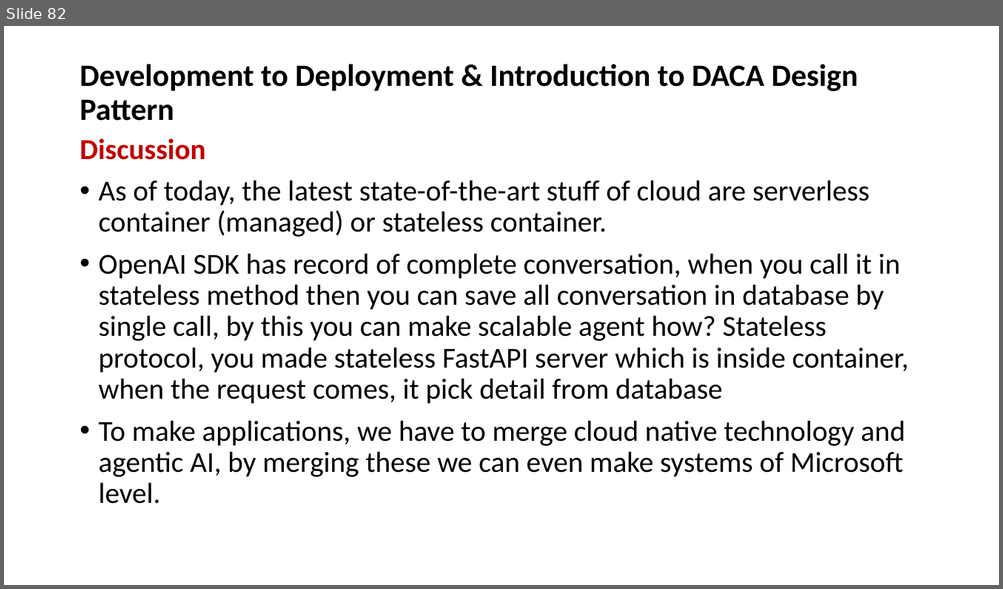
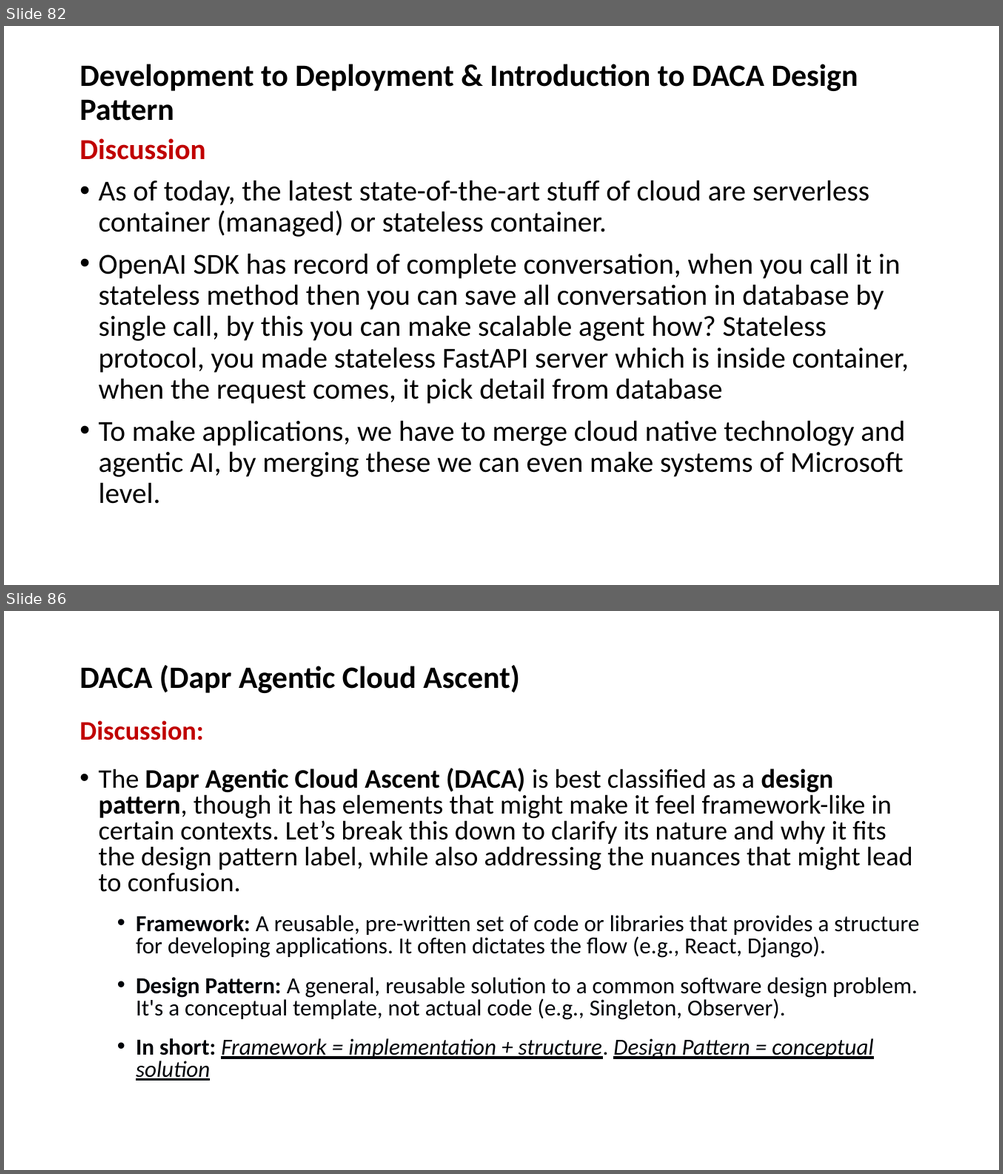
Before and after one commit to OsamabinAdnan/openaisdk_PanaversityYT, a slide deck: Class07_AI Agents_Development_Deployment_&_IntroductiontoDACADesignPattern/OpenAI Agents SDK - Open Source.pptx. Shown one above the other, each under a label of ours: slide 82 before the commit, slides 82 and 86 after it; the slides between them are not shown. The pictures are 1003x589 and 1003x1174 pixels, drawn with LibreOffice and Linux fonts; fonts in the diff are those of the drawing. Boxes give left, top, right and bottom in pixels: in the first picture for what was removed or moved away, otherwise in the second. Text is boxed around its words. In the diff, an @@ line names an element or a change of style, - is before the commit and + after.

```diff
--- a/Class07_AI Agents_Development_Deployment_&_IntroductiontoDACADesignPattern/OpenAI Agents SDK - Open Source.pptx
+++ b/Class07_AI Agents_Development_Deployment_&_IntroductiontoDACADesignPattern/OpenAI Agents SDK - Open Source.pptx
@@ slide 86 added at box(4, 611, 999, 1170), background #FFFFFF @@
@@ title added at box(79, 665, 519, 693), 30 pt, text #000000, bold @@
+DACA (Dapr Agentic Cloud Ascent)
@@ text added at box(79, 721, 919, 1081), 22.2 pt, text #010409 @@
+Discussion:
+• The Dapr Agentic Cloud Ascent (DACA) is best classified as a design pattern, though it has elements that might make it feel framework-like in certain contexts. Let’s break this down to clarify its nature and why it fits the design pattern label, while also addressing the nuances that might lead to confusion.
+  • Framework: A reusable, pre-written set of code or libraries that provides a structure for developing applications. It often dictates the flow (e.g., React, Django).
+  • Design Pattern: A general, reusable solution to a common software design problem. It's a conceptual template, not actual code (e.g., Singleton, Observer).
+  • In short: Framework = implementation + structure. Design Pattern = conceptual solution
```
Also in this commit, not shown: 1 slide changed, 4 other slides added, 1 other file.
